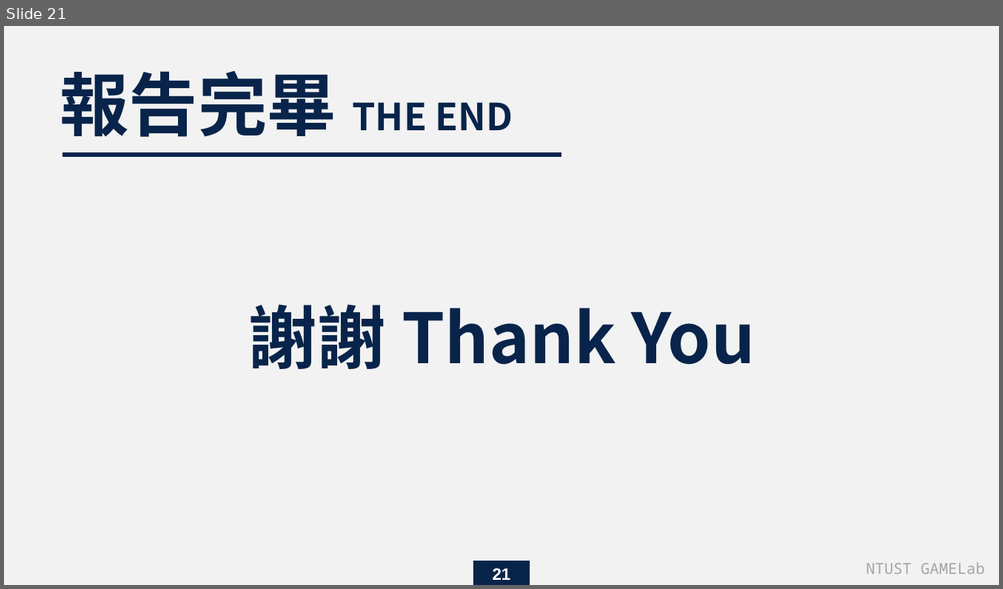
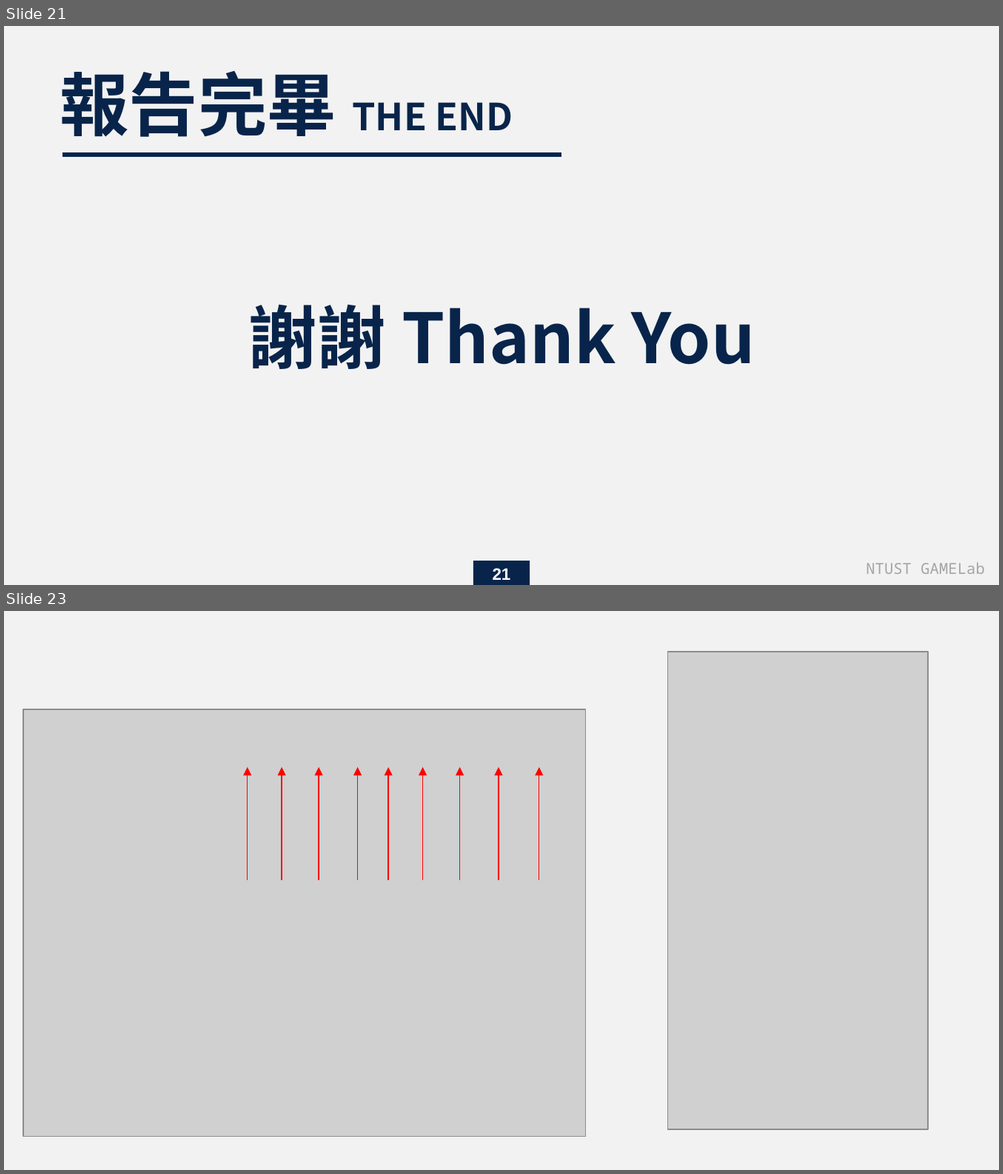
Before and after one commit to endman100/paper-, a slide deck: Does Robustness on ImageNet Transfer to Downstream Tasks.pptx. Shown one above the other, each under a label of ours: slide 21 before the commit, slides 21 and 23 after it; the slides between them are not shown. The pictures are 1003x589 and 1003x1174 pixels, drawn with LibreOffice and Linux fonts; fonts in the diff are those of the drawing; grey boxes stand for pictures. Boxes give left, top, right and bottom in pixels: in the first picture for what was removed or moved away, otherwise in the second. Text is boxed around its words. In the diff, an @@ line names an element or a change of style, - is before the commit and + after.

```diff
--- a/Does Robustness on ImageNet Transfer to Downstream Tasks.pptx
+++ b/Does Robustness on ImageNet Transfer to Downstream Tasks.pptx
@@ slide 23 added at (4, 611, 999, 1170), background #F2F2F2 @@
@@ picture added at (667, 652, 928, 1130) @@
@@ picture added at (23, 709, 585, 1137) @@
@@ arrow added from (247, 880) to (247, 767), #FF0000 0.75 pt @@
@@ arrow added from (282, 880) to (282, 767), #FF0000 0.75 pt @@
@@ arrow added from (318, 880) to (318, 767), #FF0000 0.75 pt @@
@@ arrow added from (357, 880) to (357, 767), #FF0000 0.75 pt @@
@@ arrow added from (388, 880) to (388, 767), #FF0000 0.75 pt @@
@@ arrow added from (423, 880) to (423, 767), #FF0000 0.75 pt @@
@@ arrow added from (460, 880) to (460, 767), #FF0000 0.75 pt @@
@@ arrow added from (498, 880) to (498, 767), #FF0000 0.75 pt @@
@@ arrow added from (539, 880) to (539, 767), #FF0000 0.75 pt @@
```
Also in this commit, not shown: 3 slides changed, 7 other slides added.
